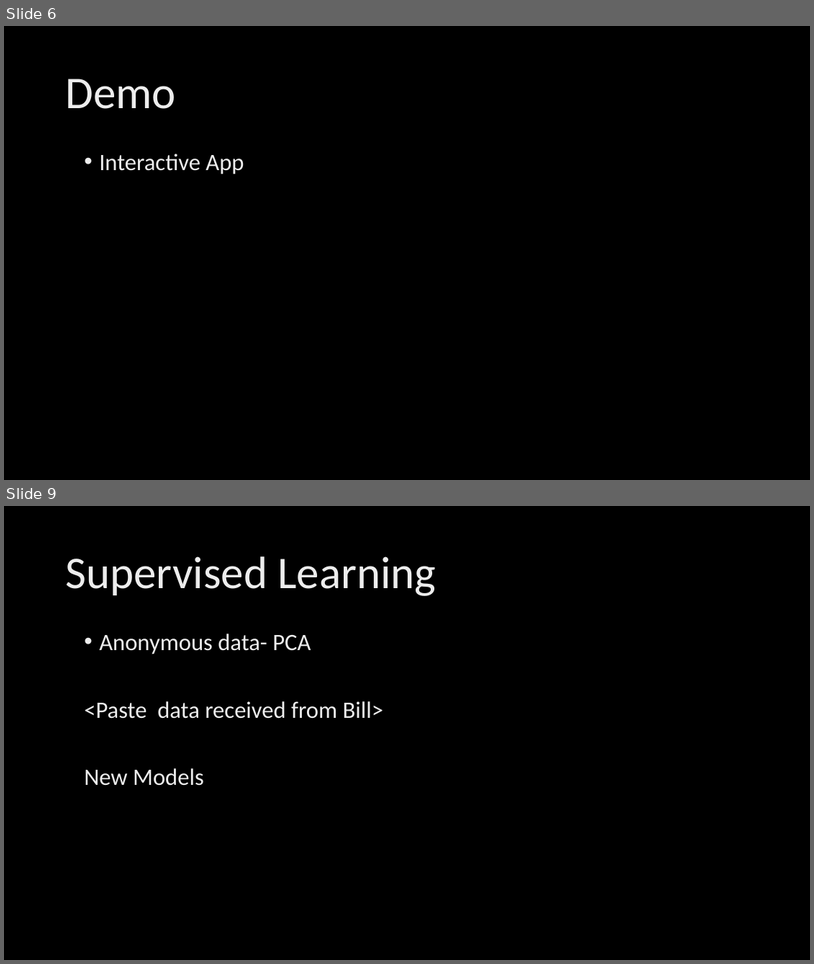
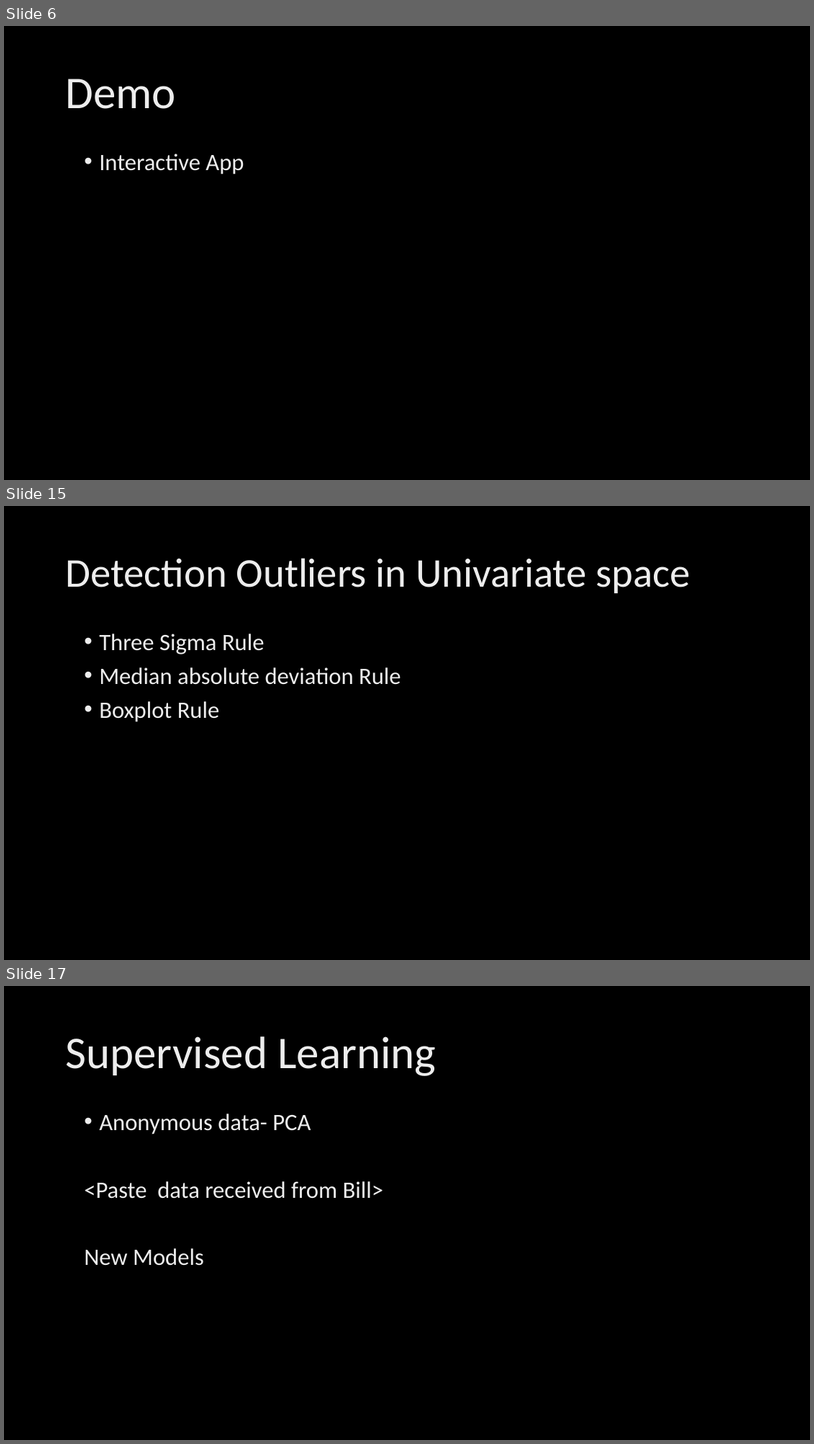
Before and after one commit to anomalydetect/anomalydetect, a slide deck: demo/Anomaly Detection.pptx. Shown one above the other, each under a label of ours: slides 6 and 9 before the commit, slides 6, 15 and 17 after it; the slides between them are not shown. The pictures are 814x964 and 814x1444 pixels, drawn with LibreOffice and Linux fonts; fonts in the diff are those of the drawing; background and template pictures are left out. Boxes give left, top, right and bottom in pixels: in the first picture for what was removed or moved away, otherwise in the second. Text is boxed around its words. In the diff, an @@ line names an element or a change of style, - is before the commit and + after.

```diff
--- a/demo/Anomaly Detection.pptx
+++ b/demo/Anomaly Detection.pptx
@@ slide 15 added at bbox=[4, 506, 810, 960], background picture (left out) @@
@@ title added at bbox=[65, 558, 690, 593], 48.6 pt, text gradient #BFBFBF to #EDEDED to #FFFFFF @@
+Detection Outliers in Univariate space
@@ text added at bbox=[99, 633, 401, 722], 28 pt, text gradient #BFBFBF to #EDEDED to #FFFFFF @@
+• Three Sigma Rule
+• Median absolute deviation Rule
+• Boxplot Rule
@@ what was slide 9 is now slide 17 @@
```
Also in this commit, not shown: 1 slide changed, 8 other slides added, 1 slide removed.
